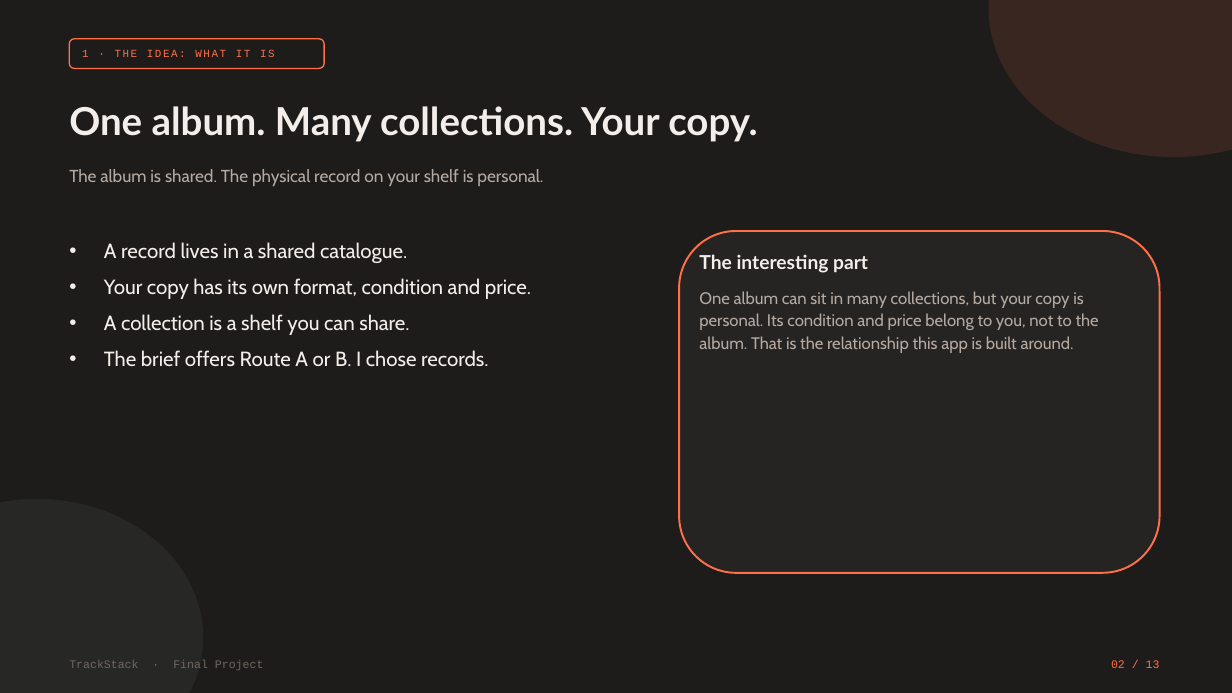
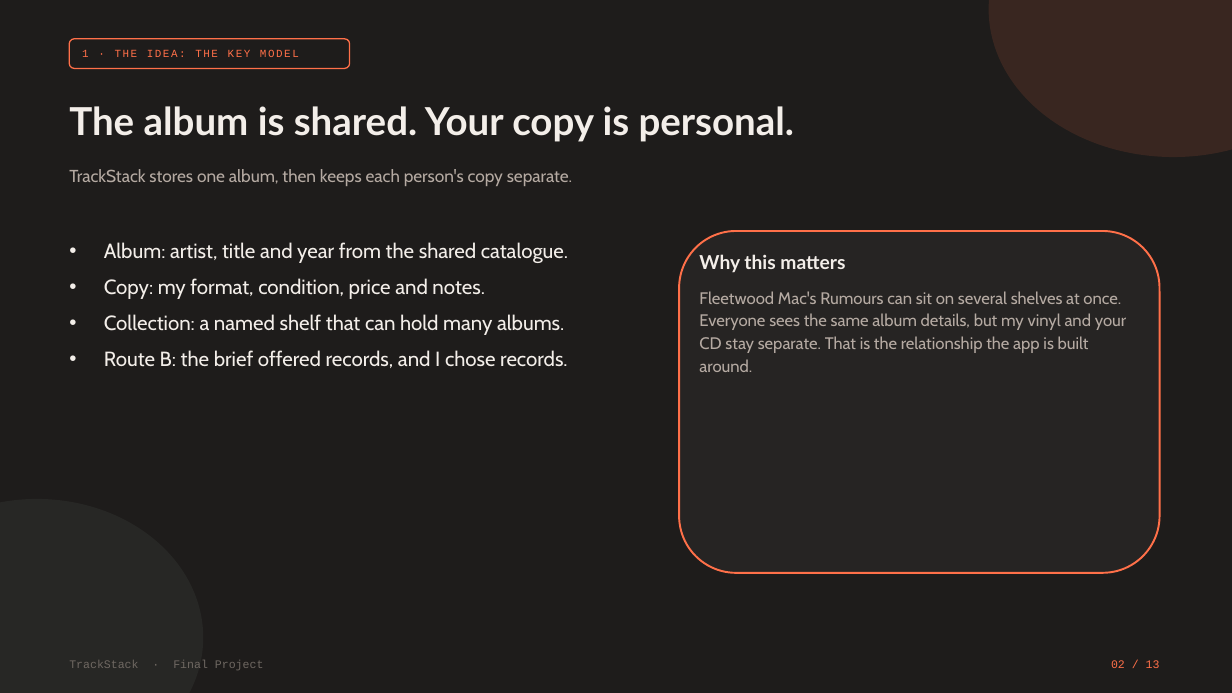
Before and after one commit to josephgreville/trackstack-v2, a slide deck: slide 2 of docs/presentation/TrackStack-Presentation.pptx. Drawn at 1232x693 pixels with LibreOffice and Linux fonts; fonts in the diff are those of the drawing. Boxes give left, top, right and bottom in pixels: in the first picture for what was removed or moved away, otherwise in the second. Text is boxed around its words. In the diff, an @@ line names an element or a change of style, - is before the commit and + after.

Commit message:
Clarify presentation slide 2

```diff
--- a/docs/presentation/TrackStack-Presentation.pptx
+++ b/docs/presentation/TrackStack-Presentation.pptx
@@ rounded rectangle: place and size @@
-rounded rectangle at (69, 39, 324, 68)
+rounded rectangle at (69, 39, 349, 68)
@@ text at (82, 50, 299, 57): text changed @@
-1 · THE IDEA: WHAT IT IS
+1 · THE IDEA: THE KEY MODEL
@@ text at (69, 106, 795, 142): text changed @@
-One album. Many collections. Your copy.
+The album is shared. Your copy is personal.
@@ text at (69, 169, 572, 186): text changed @@
-The album is shared. The physical record on your shelf is personal.
+TrackStack stores one album, then keeps each person's copy separate.
@@ text at (104, 242, 568, 368): text changed @@
-• A record lives in a shared catalogue.
-• Your copy has its own format, condition and price.
-• A collection is a shelf you can share.
-• The brief offers Route A or B. I chose records.
+• Album: artist, title and year from the shared catalogue.
+• Copy: my format, condition, price and notes.
+• Collection: a named shelf that can hold many albums.
+• Route B: the brief offered records, and I chose records.
@@ text at (699, 254, 845, 273): text changed @@
-The interesting part
+Why this matters
@@ text at (699, 291, 1126, 372): text changed @@
-One album can sit in many collections, but your copy is personal. Its condition and price belong to you, not to the album. That is the relationship this app is built around.
+Fleetwood Mac's Rumours can sit on several shelves at once. Everyone sees the same album details, but my vinyl and your CD stay separate. That is the relationship the app is built around.
```
Also in this commit, not shown: 5 other files.
